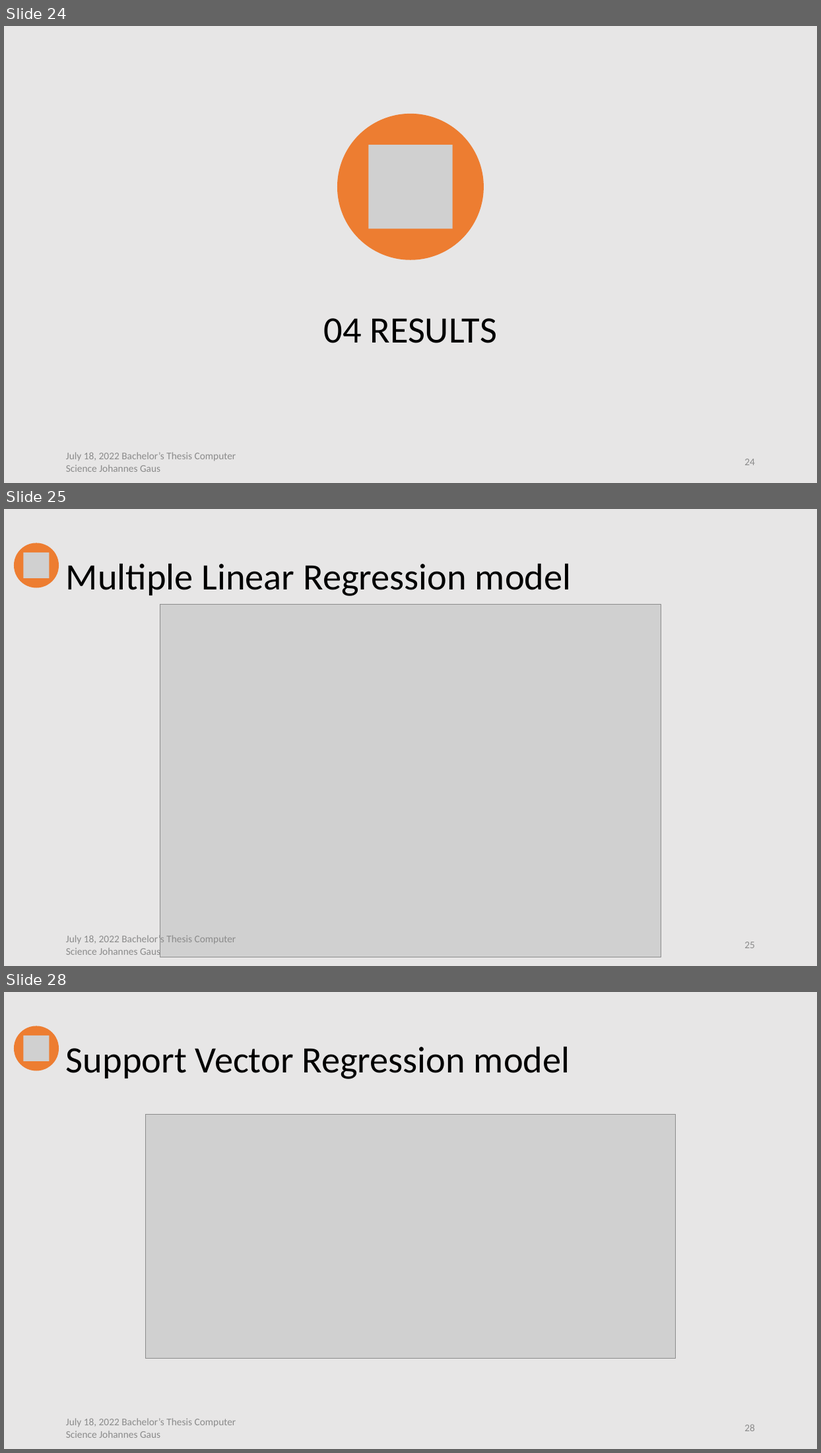
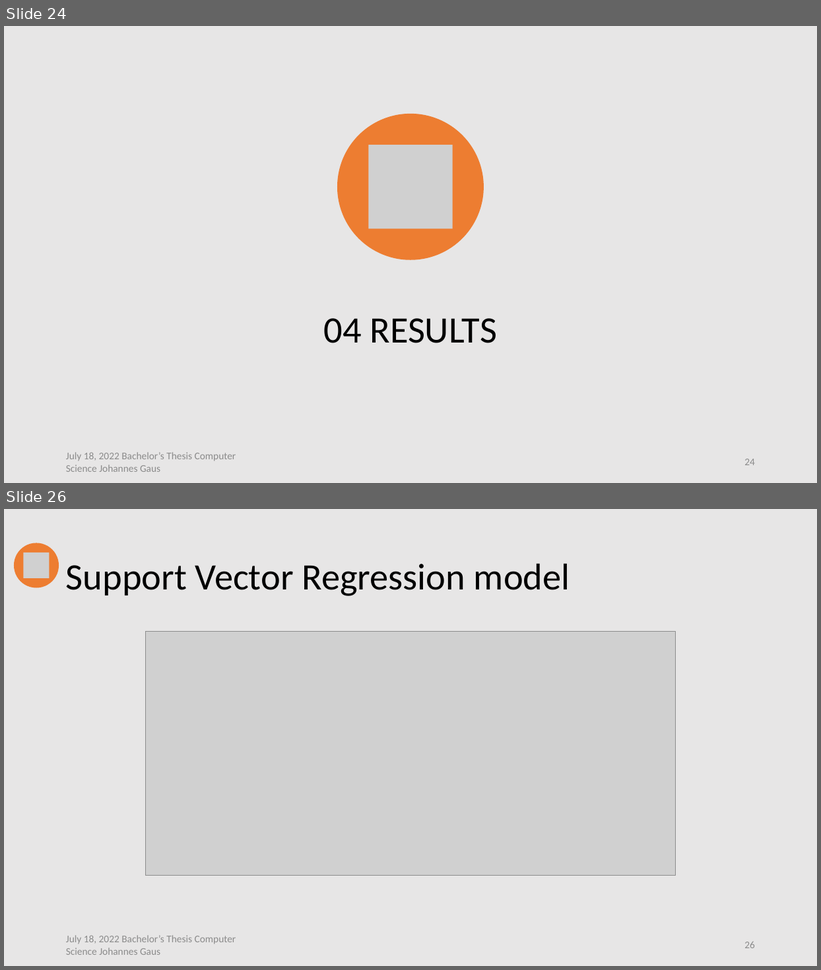
Before and after one commit to jo997/BA-WindPowerForecasting, a slide deck: thesis work/Thesis Defense/Thesis Defense.pptx. Shown one above the other, each under a label of ours: slides 24, 25 and 28 before the commit, slides 24 and 26 after it; the slides between them are not shown. The pictures are 821x1453 and 821x970 pixels, drawn with LibreOffice and Linux fonts; fonts in the diff are those of the drawing; grey boxes stand for pictures. Boxes give left, top, right and bottom in pixels: in the first picture for what was removed or moved away, otherwise in the second. Text is boxed around its words. In the diff, an @@ line names an element or a change of style, - is before the commit and + after.

```diff
--- a/thesis work/Thesis Defense/Thesis Defense.pptx
+++ b/thesis work/Thesis Defense/Thesis Defense.pptx
@@ slide 25 removed at (x1=4, y1=509, x2=817, y2=966), background #E7E6E6 @@
@@ ellipse removed at (x1=14, y1=543, x2=59, y2=588) @@
@@ picture removed at (x1=24, y1=553, x2=49, y2=578) @@
@@ title removed at (x1=66, y1=563, x2=571, y2=596) @@
-Multiple Linear Regression model
@@ picture removed at (x1=160, y1=604, x2=661, y2=957) @@
@@ text removed at (x1=66, y1=934, x2=236, y2=958) @@
-July 18, 2022 Bachelor’s Thesis Computer Science Johannes Gaus
@@ page number removed at (x1=745, y1=942, x2=755, y2=949) @@
-25
@@ what was slide 28 is now slide 26 @@
@@ page number at (x1=745, y1=942, x2=755, y2=949): text changed @@
-28
+26
```
Also in this commit, not shown: 4 slides changed, 1 other slide removed, 6 other files.
